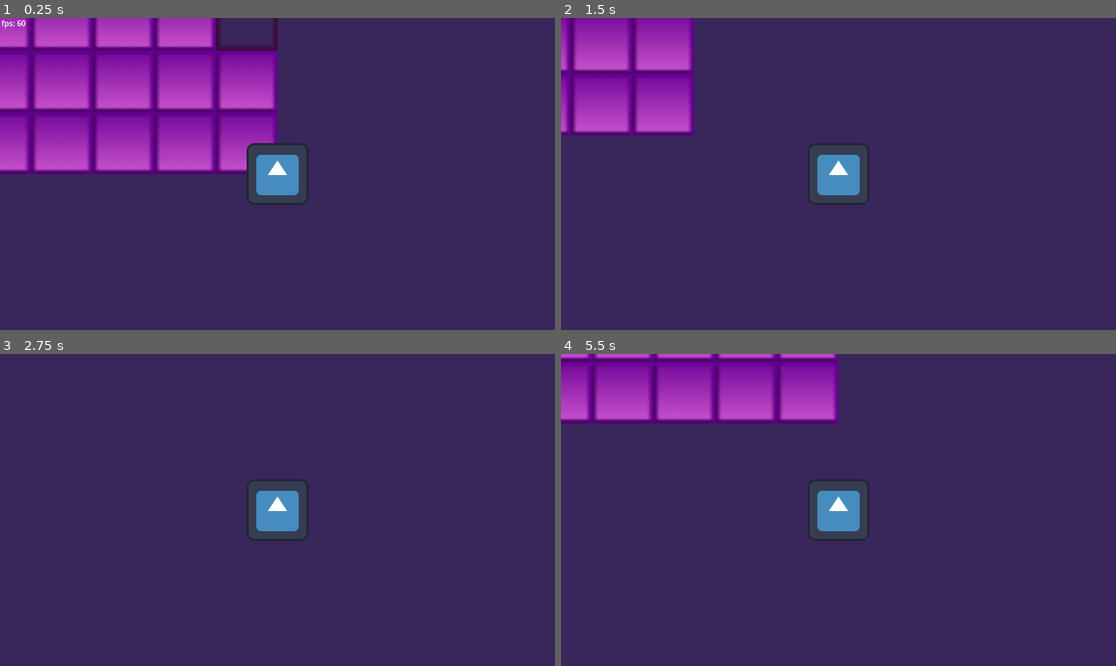
Above: before the commit, frames 1-4 (two rows, left to right).
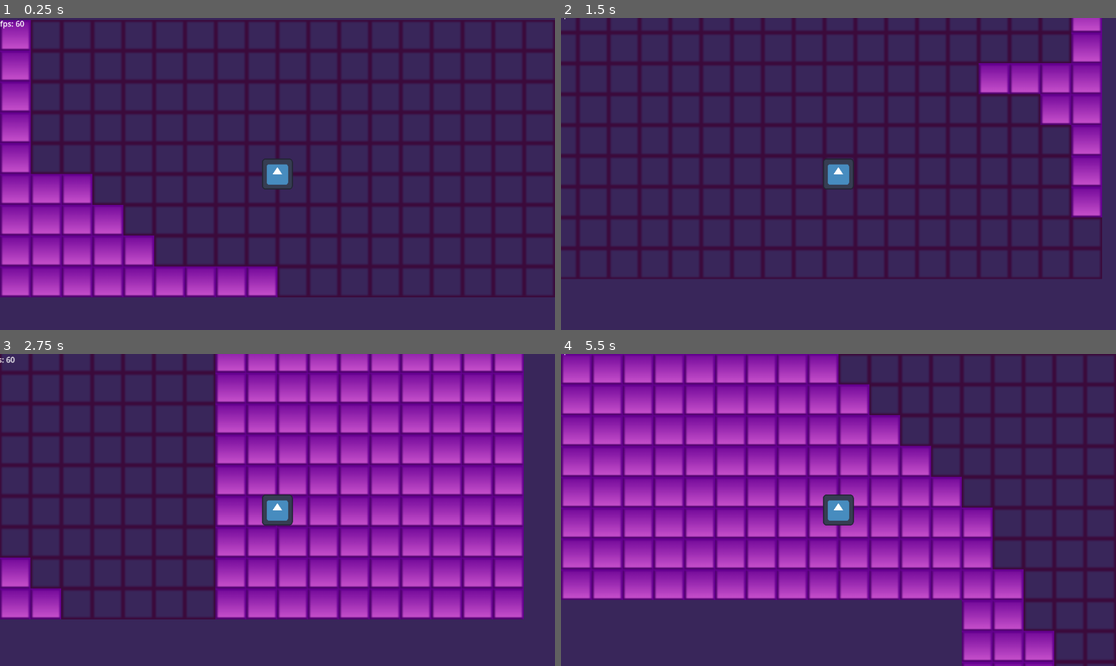
Above: after the commit, the same moments.

Repository: ninjassifi/Insanifactor
Game: Godot game, scene res://Main.tscn
Two runs of this game, one before a commit and one after it. Both use one fixed random seed, a clock stepped at 60 frames per second and the inputs below. The engine's default icon, where the game draws it, is replaced by a stand-in: a white triangle on a blue panel in a dark square.
Inputs:
- Up to frame 1 (0.25 s): no input
- Up to frame 2 (1.5 s): tap Enter at 0.5 s; hold D (moveRight) 0.53-1.28 s; hold S (moveDown) from 1.28 s (still down)
- Up to frame 3 (2.75 s): release S (moveDown) at 2.03 s; hold D (moveRight) from 2.03 s (still down)
- Up to frame 4 (5.5 s): release D (moveRight) at 2.78 s; hold W (moveUp) 2.78-3.53 s; hold A (moveLeft) 3.53-5.03 s; hold S (moveDown) from 5.03 s (still down)

The runs differ from the first frame. In frame 1, 43% of the frame differs, in the area x 0-100%, y 0-90%; in frame 2, 27%; in frame 3, 54%; in frame 4, 57%, in the area x 0-100%, y 0-100%.

Commit message:
Update 1.03
I forgot what I added
probably fixed stuff

Diff:
--- a/Insanifactor GD/Main.tscn
+++ b/Insanifactor GD/Main.tscn
@@ -1,8 +1,9 @@
-[gd_scene load_steps=10 format=3 uid="uid://cheshmqc02hpu"]
+[gd_scene load_steps=11 format=3 uid="uid://cheshmqc02hpu"]
 
 [ext_resource type="Script" path="res://Scripts/Main.gd" id="1_4rfff"]
 [ext_resource type="PackedScene" uid="uid://cedoxu0lnsch0" path="res://control.tscn" id="1_ama7d"]
 [ext_resource type="PackedScene" uid="uid://be244ik6uamjt" path="res://player.tscn" id="3_du2w6"]
+[ext_resource type="Script" path="res://Scripts/UI.gd" id="3_lg28v"]
 [ext_resource type="Texture2D" uid="uid://do74ckbsn63ng" path="res://Textures/Floor and Wall.png" id="4_sf6a5"]
 [ext_resource type="Script" path="res://Scripts/TileMap.gd" id="5_pymua"]
 [ext_resource type="Shader" path="res://Shaders/ColorTint.gdshader" id="6_e0x48"]
@@ -28,19 +29,15 @@
 z_index = 2
 anchors_preset = 9
 anchor_right = 0.0
-offset_left = -573.0
-offset_top = -325.0
-offset_right = -573.0
-offset_bottom = -325.0
+offset_left = -512.0
+offset_top = -324.0
+offset_right = -512.0
+offset_bottom = -324.0
 grow_horizontal = 1
-
-[node name="Player" parent="." instance=ExtResource("3_du2w6")]
-z_index = 1
-
-[node name="Camera" type="Camera2D" parent="Player"]
+script = ExtResource("3_lg28v")
 
 [node name="TileMap" type="TileMap" parent="."]
-scale = Vector2(4, 4)
+scale = Vector2(2, 2)
 tile_set = SubResource("TileSet_6o40r")
 format = 2
 script = ExtResource("5_pymua")
@@ -48,8 +45,14 @@
 [node name="Sky color" type="ColorRect" parent="TileMap"]
 z_index = -1
 material = SubResource("ShaderMaterial_7wxjv")
-offset_left = -714.0
-offset_top = -407.0
-offset_right = 658.0
-offset_bottom = 420.0
+offset_left = -74568.0
+offset_top = -25310.0
+offset_right = 45765.0
+offset_bottom = 46809.0
 color = Color(0.905882, 0.482353, 1, 1)
+
+[node name="Player" parent="." instance=ExtResource("3_du2w6")]
+z_index = 1
+speed = 1148
+
+[node name="Camera" type="Camera2D" parent="Player"]
--- a/Insanifactor GD/Scripts/TileMap.gd
+++ b/Insanifactor GD/Scripts/TileMap.gd
@@ -3,13 +3,9 @@
 # Tile stuff
 @export var tileSize = 64;
 
-# Size of map basically (in tiles)
-const width = 128;
-const height = 128;
-
 # Size of chunks (in tiles)
-const chunkSizeX = 16;
-const chunkSizeY = 16;
+var chunkSizeX = 2;
+var chunkSizeY = 2;
 
 # Weather or not to generate on the fly or generate all at once
 const allAtOnce = true;
@@ -18,42 +14,39 @@
 var biome = FastNoiseLite.new();
 var altitude = FastNoiseLite.new();
 
+# Get player coords to generate chunks
+@onready var player = get_node("/root/Main/Player");
+
+@onready var camera = get_node("/root/Main/Player/Camera");
+
+# Get screen size to make enough of the chunks to fill screen
+var screenSize;
+
 func _ready():
-
-	# Generate the floor, because I ain't doing it myself
-
-	# From -64,-64 to 64, 64 (tile pos)
-	var from = convertToTilepos(Vector2i(width / 2 - width, height / 2 - height));
-	var to = convertToTilepos(Vector2i(width, height));
-
-	#generateFloor(from, to);
-
-	# Randomize the perlin noise
 
 	biome.seed = randi();
 	altitude.seed = randi();
 
-	generateChunk(from, to);
+func _process(delta):
+	#print(player.position)
 
-func _process(delta):
-	pass
+	screenSize = get_viewport_rect().size;
 
-func generateChunk(from, to):
-	var tilePos = local_to_map(from);
-	for y in range(to.y / tileSize):
-		for x in range(to.x / tileSize):
+	chunkSizeX = screenSize.x / tileSize;
+	chunkSizeY = screenSize.y / tileSize;
+
+	generateChunk(player.position);
+
+func generateChunk(position):
+	var tilePos = local_to_map(position / scale);
+	print(tilePos)
+	for x in range(chunkSizeX):
+		for y in range(chunkSizeY):
 			var alt = altitude.get_noise_2d(tilePos.x + x, tilePos.y + y);
 
-			set_cell(0, Vector2i(tilePos.x + x, tilePos.y + y), 0, Vector2i(0, floor(alt + 1)));
+			set_cell(0, Vector2i((tilePos.x + x) - chunkSizeX / 2, (tilePos.y + y) - chunkSizeY / 2), 0, Vector2i(0, floor(alt + 1)));
 
-func generateFloor(from, to):
-	var tilePos = local_to_map(from);
-	for y in range(to.y / tileSize):
-		for x in range(to.x / tileSize):
-			# Layer, Position, texture sheet, where on texture sheet
-			set_cell(0 , Vector2i(tilePos.x + x, tilePos.y + y), 0 , Vector2i(0,0));
-
-func convertToTilepos(position):
+func convertFromTilepos(position):
 	position.x *= tileSize;
 	position.y *= tileSize;
 	return position;
--- /dev/null
+++ b/Insanifactor GD/Scripts/UI.gd
@@ -0,0 +1,11 @@
+extends Control
+
+var camera;
+var screen_size;
+
+func _ready():
+	camera = get_node("/root/Main/Player");
+
+func _process(delta):
+	screen_size = get_viewport_rect().size
+	position = camera.position - (screen_size / 2);
--- a/Insanifactor GD/player.tscn
+++ b/Insanifactor GD/player.tscn
@@ -4,14 +4,16 @@
 [ext_resource type="Script" path="res://Scripts/player.gd" id="1_wjod8"]
 
 [sub_resource type="RectangleShape2D" id="RectangleShape2D_ljxnj"]
-size = Vector2(128, 128)
+size = Vector2(64, 64)
 
 [node name="Player" type="RigidBody2D"]
 script = ExtResource("1_wjod8")
+speed = 1710
 
 [node name="Collision" type="CollisionShape2D" parent="."]
 shape = SubResource("RectangleShape2D_ljxnj")
 
 [node name="Placeholder" type="Sprite2D" parent="."]
 texture_filter = 1
+scale = Vector2(0.5, 0.5)
 texture = ExtResource("1_er0c3")
